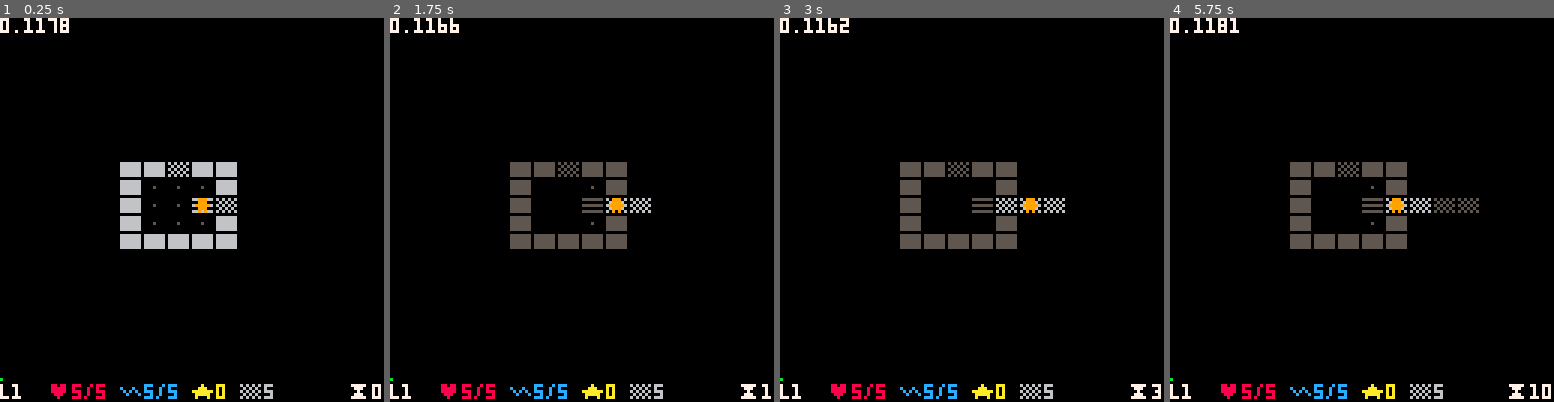
Above: before the commit, frames 1-4 (left to right).
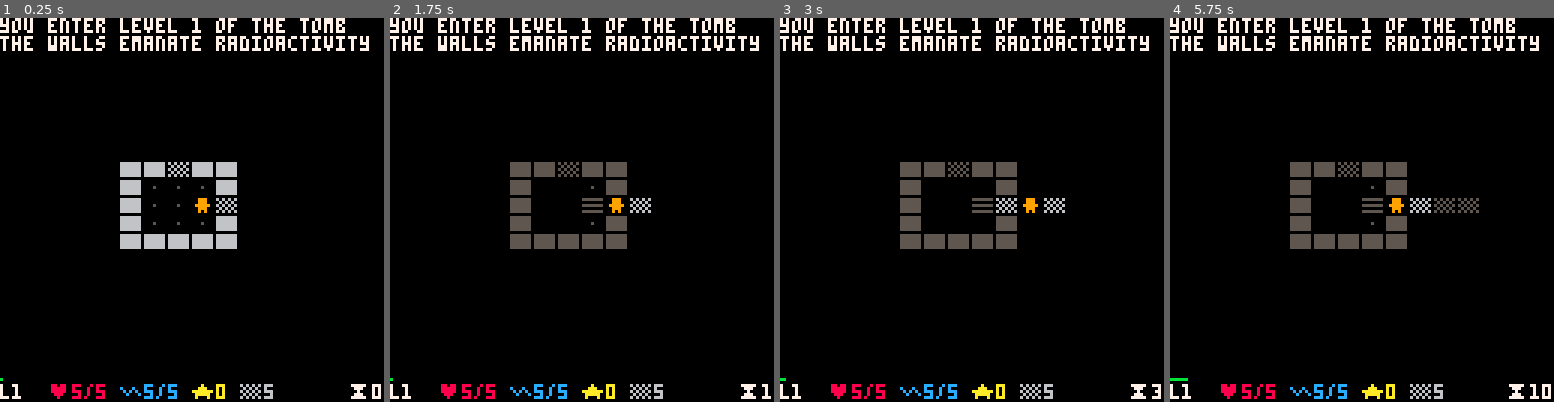
Above: after the commit, the same moments.

Repository: tobiasvl/pico-rl
Game: PICO-8 cartridge rogue.p8
Two runs of this game, one before a commit and one after it. Both use one fixed random seed, a clock stepped at 60 frames per second and the inputs below.
Inputs:
- Up to frame 1 (0.25 s): no input
- Up to frame 2 (1.75 s): tap X (X key) at 0.33, 1.07 s; tap O (Z key) at 0.7, 1.7 s; hold Right from 1.6 s (still down)
- Up to frame 3 (3 s): tap X (X key) at 1.85, 2.97 s; release Right at 2.1 s; tap O (Z key) at 2.1, 2.5, 2.9 s; hold Up 2.15-2.42 s; hold Right from 2.47 s (still down)
- Up to frame 4 (5.75 s): release Right at 3.03 s; hold Left 3.08-3.58 s; tap O (Z key) every 0.4 s from 3.3 to 5.7 s; hold Down 3.63-3.97 s; hold Right 4.02-4.68 s; tap X (X key) at 4.08, 5.2 s; hold Up 4.73-5.03 s; hold Left 5.08-5.68 s; hold Down from 5.73 s (still down)

The runs differ from the first frame. In frame 1, 3.0% of the frame differs, in the area x 0-97%, y 0-51%; in frame 2, 3.0%; in frame 3, 3.0%; in frame 4, 3.1%, in the area x 0-97%, y 0-95%.

Commit message:
Log and more monsters

Diff:
--- a/rogue.p8
+++ b/rogue.p8
@@ -19,12 +19,14 @@
  level=1
  gold=0
  radio=0
+ log={}
 
  seed=rnd(-1)
  srand(seed)
 
  mobs={}
  player=mob:new{
+  name="you",
   c="웃",
   col=9,
   hp=5,
@@ -38,7 +40,7 @@
     for m in all(mobs) do
      if m.x==x and m.y==y then
       move=false
-      attack(player,m)
+      attack(self,m)
      end
     end
     if (move) self.x,self.y=x,y
@@ -46,6 +48,9 @@
   end
  }
  add(mobs,player)
+
+ add(log,"you enter level "..level.." of the tomb")
+ add(log,"the walls emanate radioactivity")
 
  generate_dungeon=gendun_rogue
  dungeon=generate_dungeon(25*level,25*level,3*level,3*level)
@@ -58,12 +63,7 @@
   repeat
    x,y=ceil(rnd(dungeon._width)),ceil(rnd(dungeon._height))
   until dungeon.map[x][y]==0
-  add(mobs,mob:new({
-   c="😐",
-   hp=1,
-   x=x,
-   y=y
-  }))
+  add(mobs,tomb_bot:new{x=x,y=y})
  end
 
  cam={x=-player.x*w+64,y=-player.y*h+60}
@@ -340,7 +340,7 @@
  local move=btnp()
  if move>0 and move<15 then
   t+=1
-  radio+=0.05
+  radio+=0.5
   for m in all(mobs) do
    m:move(move)
   end
@@ -415,26 +415,22 @@
   end
  end
 
- --for d in all(dungeon._doors) do
- -- print("++",d.x*w+cam.x,d.y*h+cam.y)
- --end
-
  for m in all(mobs) do
   if fogmap[m.x][m.y]==1 then
-   --if coords_to_room(m.x,m.y)==coords_to_room(player.x,player.y) then
-   -- local dmap=dijkstra(player.x,player.y,m.x,m.y)
-   -- for x=1,#dmap do
-   --  for y=1,#dmap[1] do
-   --   if (dmap[x][y].value<99) print(dmap[x][y].value,x*w+cam.x,y*h+cam.y,2)
-   --  end
-   -- end
-   --end
+   rectfill(m.x*w-1+cam.x,m.y*h-1+cam.y,m.x*w-1+w+cam.x,m.y*h-1+h+cam.y,m.bg)
    print(m.c,m.x*w+cam.x,m.y*h+cam.y,m.col)
   end
  end
 
+ drawlog()
  drawhud()
- print(stat(1),0,0)
+ --print(stat(1),0,0)
+end
+
+function drawlog()
+ rectfill(0,0,128,h*2-1,0)
+ print(#log>1 and log[#log-1] or "",0,0,7)
+ print(#log>0 and log[#log] or "",0,h,7)
 end
 
 function drawhud()
@@ -487,22 +483,15 @@
   end
  end
 
- printh(#dmap)
- printh(fx)
- printh(fy)
- printh(room.start_x)
- printh(room.start_y)
  t=dmap[fx..","..fy]
  t.value=0
 
  while not dmap[tx..","..ty].visited do
-  printh(#unvisited)
-  printh(t.x)
   if (#unvisited==0) return nil
   for dir in all(four) do --eight?
    local nx=t.x+dir[1]
    local ny=t.y+dir[2]
-   if iswalkable(nx,ny) and nx>room.start_x and nx<room.end_x and ny>room.start_y and ny<room.end_y then
+   if iswalkable(nx,ny) and nx>=room.start_x and nx<=room.end_x and ny>=room.start_y and ny<=room.end_y then
     local n=dmap[nx..","..ny]
     n.value=min(t.value+1,n.value)
    end
@@ -577,6 +566,7 @@
 mob={
  c="",
  col=8,
+ bg=0,
  hp=0,
  move=function(self)
   local room=coords_to_room(self.x,self.y)
@@ -595,7 +585,7 @@
   local n=cells[#cells]
   if n then
    if n.value==0 then
-    attack(m,player)
+    attack(self,player)
    else
     self.x,self.y=n.x,n.y
    end
@@ -609,9 +599,58 @@
  end
 }
 
+base_mob=mob:new({
+ name="mob",
+ c="😐",
+ hp=1,
+})
+
+tomb_bot=base_mob:new({
+ name="tomb bot",
+ col=7,
+ bg=8,
+ hp=5,
+ str=5,
+ arm=5,
+})
+
+eye=mob:new({
+ name="eye",
+ c="☉",
+ col=8,
+ hp=5,
+ str=5,
+ arm=5,
+})
+
+cat=mob:new({
+ c="🐱",
+ col=8,
+ hp=5,
+ str=5,
+ arm=5,
+})
+
+bat=mob:new({
+ c="ˇ",
+ col=8,
+ hp=5,
+ str=5,
+ arm=5,
+})
+
 function attack(attacker,defender)
- defender.hp-=1
- if (defender.hp==0) del(mobs,defender)
+ local dmg=1
+ defender.hp-=dmg
+ add(log,attacker.name.." hit "..defender.name.." for "..dmg.." damage")
+ if defender.hp==0 then
+  del(mobs,defender)
+  add(log,defender.name.." died")
+ end
+ local ff=f
+ for _=ff,ff+1000 do
+
+ end
 end
 __map__
 0000000000000000000000000000000000000000000000000000000000000000000000000000000000000000000000000000000000000000000000000000000000000000000000000000000000000000000000000000000000000000000000000000000000000000000000000000000000000000000000000000000000000000
